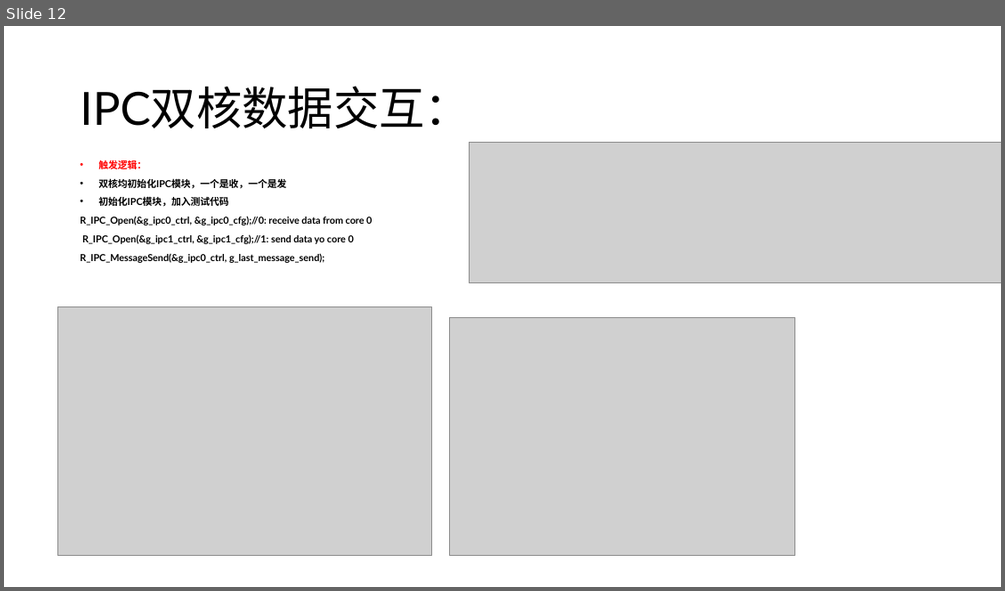
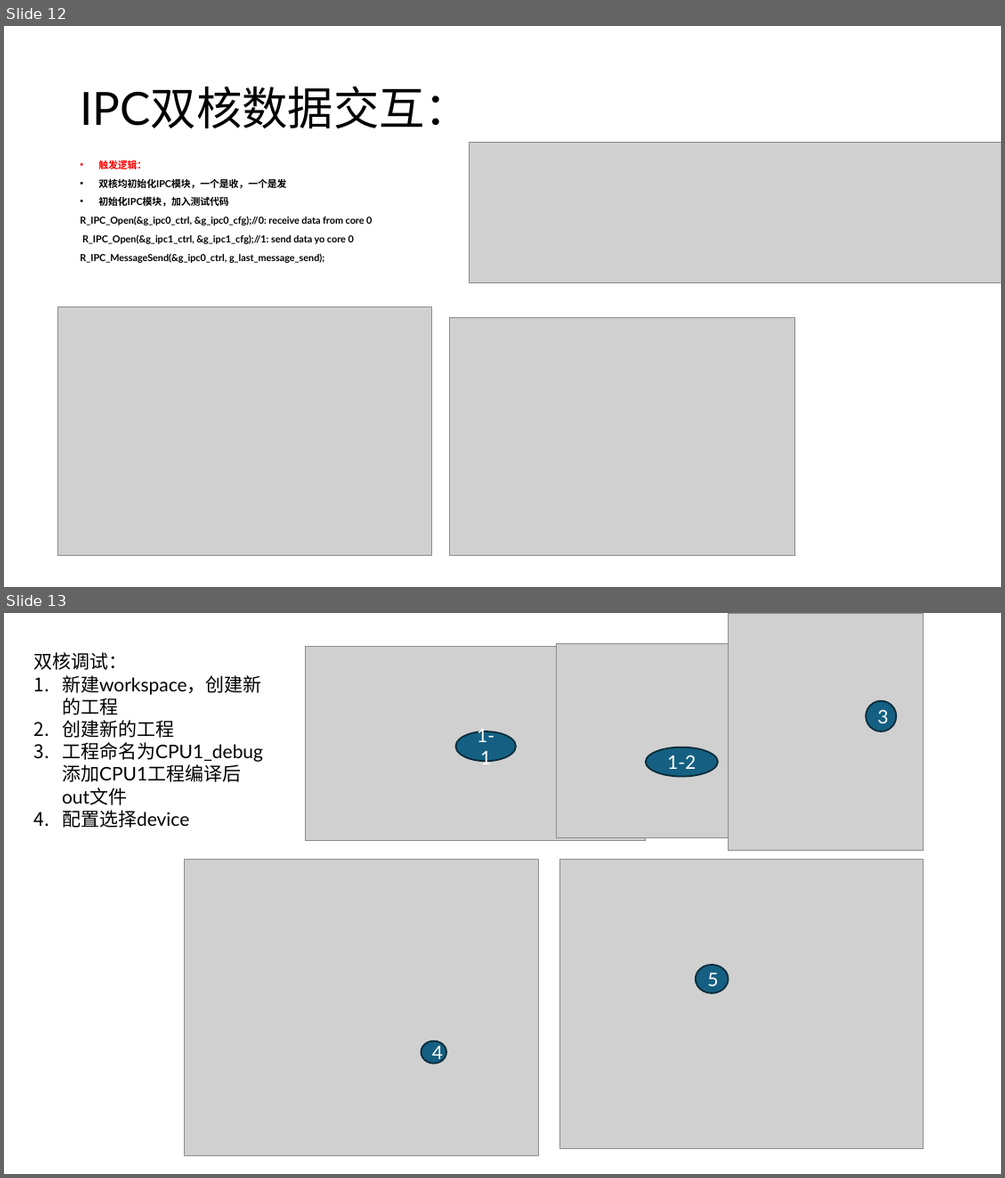
Before and after one commit to Carter-Liu-Roy/Ti5_TA8T2_Prj, a slide deck: RA8T2 外设使用指导.pptx. Shown one above the other, each under a label of ours: slide 12 before the commit, slides 12 and 13 after it. The pictures are 1005x591 and 1005x1178 pixels, drawn with LibreOffice and Linux fonts; fonts in the diff are those of the drawing; grey boxes stand for pictures; background and template pictures are left out. Boxes give left, top, right and bottom in pixels: in the first picture for what was removed or moved away, otherwise in the second. Text is boxed around its words. In the diff, an @@ line names an element or a change of style, - is before the commit and + after.

Commit message:
add cpu1 debug workspace and project, update user's manual slides, update readME

```diff
--- a/RA8T2 外设使用指导.pptx
+++ b/RA8T2 外设使用指导.pptx
@@ slide 13 added at <box>4,613,1001,1174</box>, background #FFFFFF @@
@@ picture added at <box>728,613,923,850</box> @@
@@ text added at <box>34,652,263,827</box>, 18 pt, text #000000 @@
+双核调试：
+1. 新建workspace，创建新的工程
+2. 创建新的工程
+3. 工程命名为CPU1_debug
+   添加CPU1工程编译后out文件
+4. 配置选择device
@@ picture added at <box>306,647,646,840</box> @@
@@ picture added at <box>556,643,754,837</box> @@
@@ ellipse added at <box>866,701,897,732</box>, fill #156082, outline #092A39 1.5 pt, 18 pt, text #FFFFFF @@
+3
@@ ellipse added at <box>455,731,516,761</box>, fill #156082, outline #092A39 1.5 pt, 18 pt, text #FFFFFF @@
+1-1
@@ ellipse added at <box>646,747,718,776</box>, fill #156082, outline #092A39 1.5 pt, 18 pt, text #FFFFFF @@
+1-2
@@ picture added at <box>184,859,539,1155</box> @@
@@ picture added at <box>560,859,923,1149</box> @@
@@ ellipse added at <box>696,965,728,993</box>, fill #156082, outline #092A39 1.5 pt, 18 pt, text #FFFFFF @@
+5
@@ ellipse added at <box>421,1041,446,1063</box>, fill #156082, outline #092A39 1.5 pt, 18 pt, text #FFFFFF @@
+4
```
Also in this commit, not shown: 2 other slides added, 6 other files.
